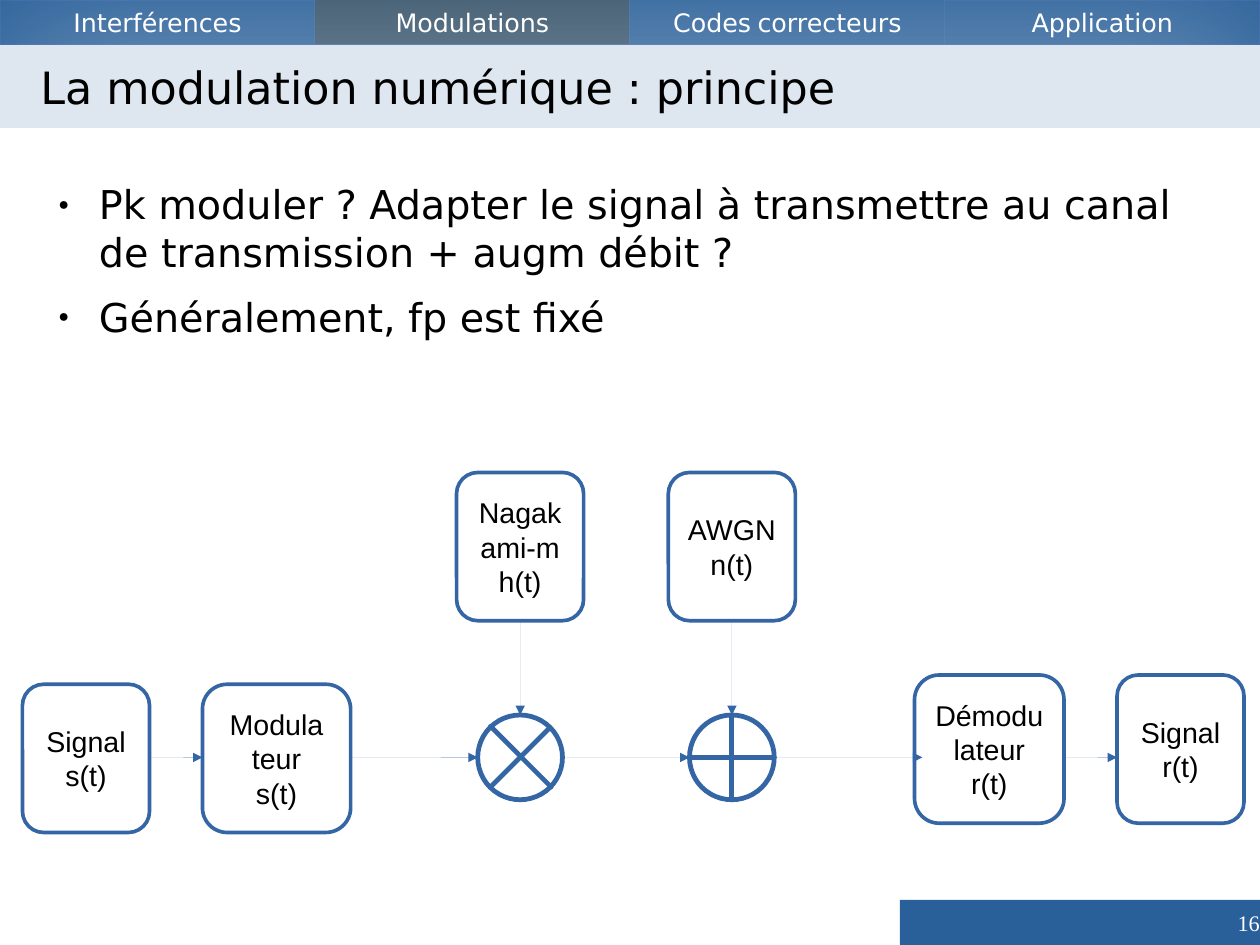
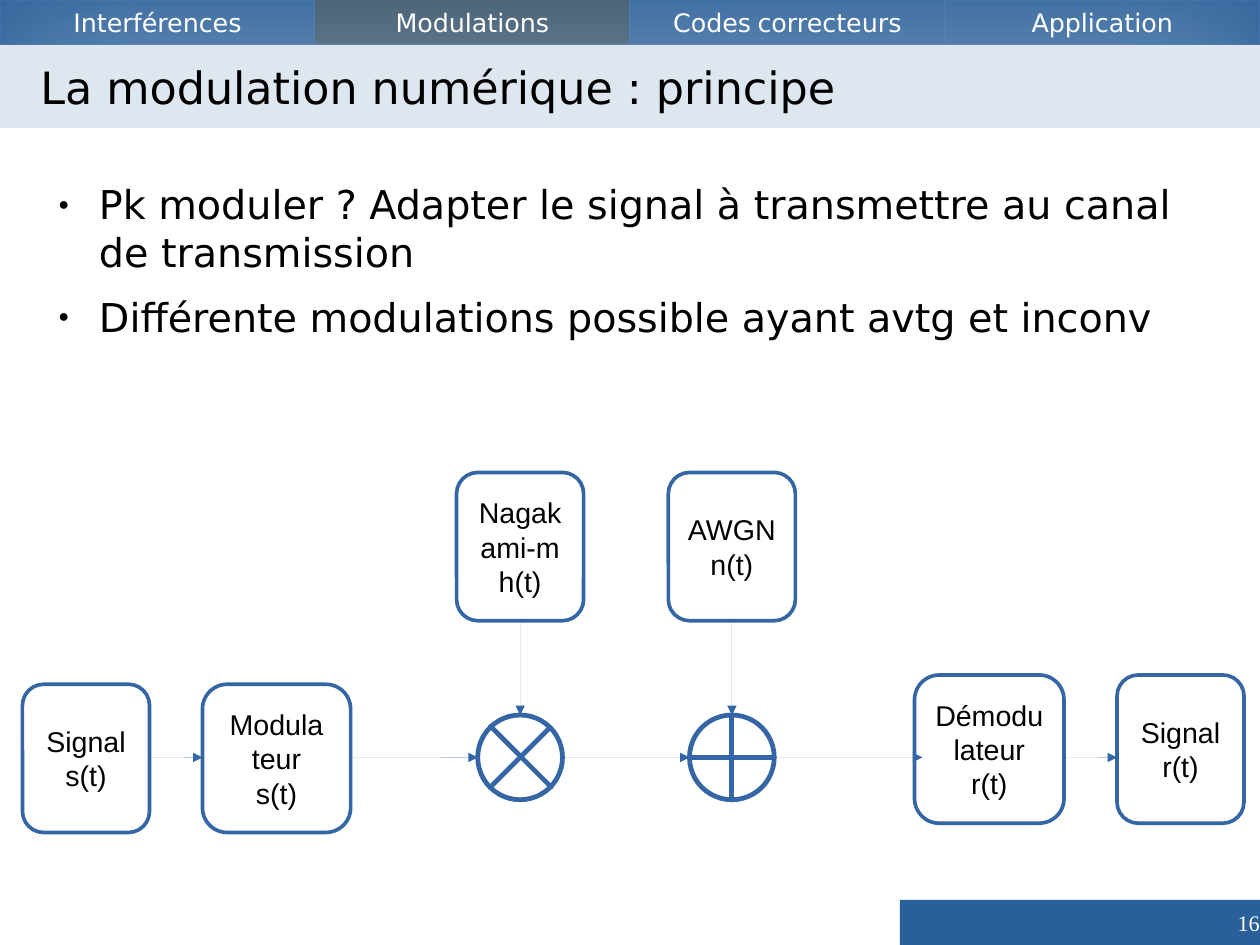
Before and after one commit to Vzrod/tipe, a slide deck: slide 16 of TIPE.odp. Drawn at 1260x945 pixels with LibreOffice and Linux fonts; fonts in the diff are those of the drawing. Boxes give left, top, right and bottom in pixels: in the first picture for what was removed or moved away, otherwise in the second. Text is boxed around its words. In the diff, an @@ line names an element or a change of style, - is before the commit and + after.

```diff
--- a/TIPE.odp
+++ b/TIPE.odp
@@ text at bbox=[99, 187, 1170, 341]: text changed @@
-● Pk moduler ? Adapter le signal à transmettre au canal de transmission + augm débit ?
-● Généralement, fp est fixé
+● Pk moduler ? Adapter le signal à transmettre au canal de transmission
+● Différente modulations possible ayant avtg et inconv
```
Also in this commit, not shown: 3 other slides changed, 2 slides added, 6 other files.
